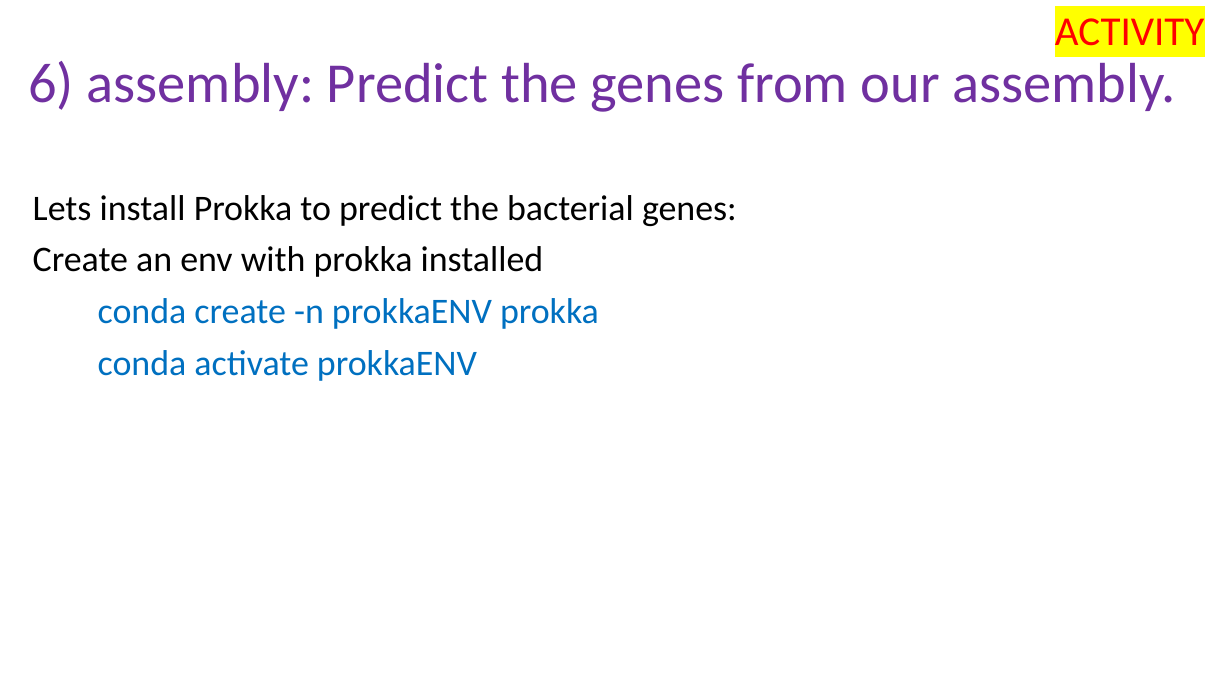
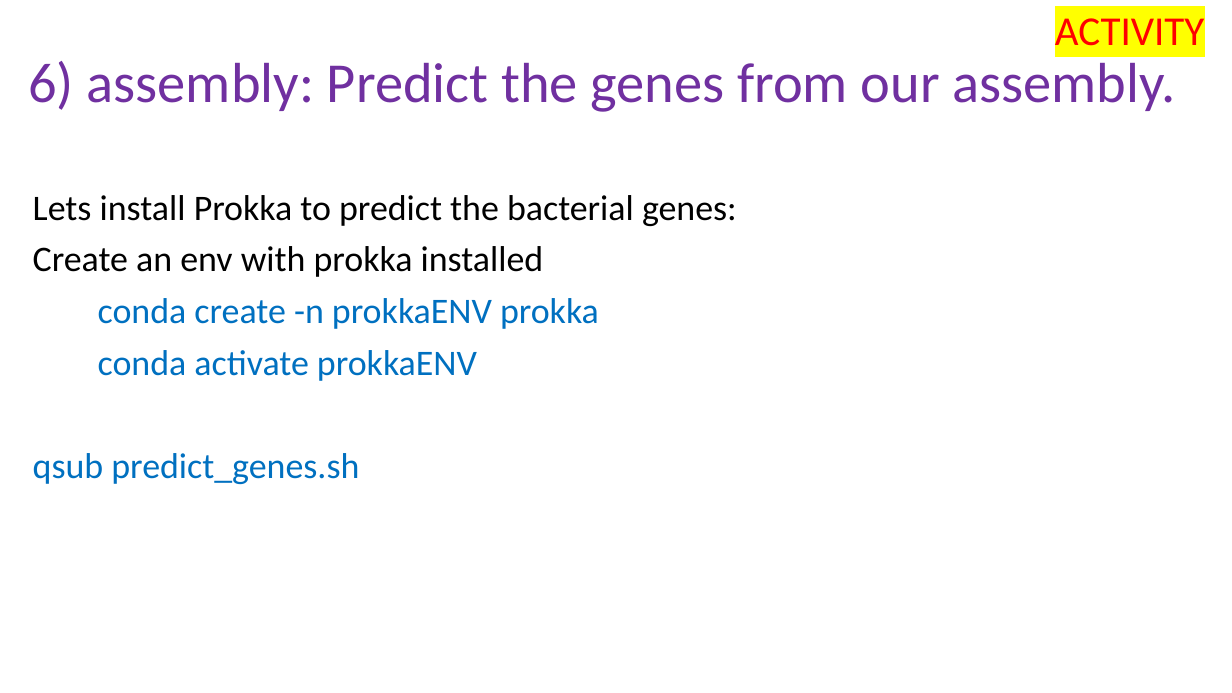
Before and after one commit to peterthorpe5/genome_assembly_workshop, a slide deck: slide 15 of powerpoint/6_assembly.pptx. Drawn at 1232x693 pixels with LibreOffice and Linux fonts; fonts in the diff are those of the drawing. Boxes give left, top, right and bottom in pixels: in the first picture for what was removed or moved away, otherwise in the second. Text is boxed around its words. In the diff, an @@ line names an element or a change of style, - is before the commit and + after.

```diff
--- a/powerpoint/6_assembly.pptx
+++ b/powerpoint/6_assembly.pptx
@@ text at <box>33,453,359,484</box>: paragraph added @@
+qsub predict_genes.sh
```
Also in this commit, not shown: 11 other slides changed, 1 slide added, 1 slide removed, 18 other files.
